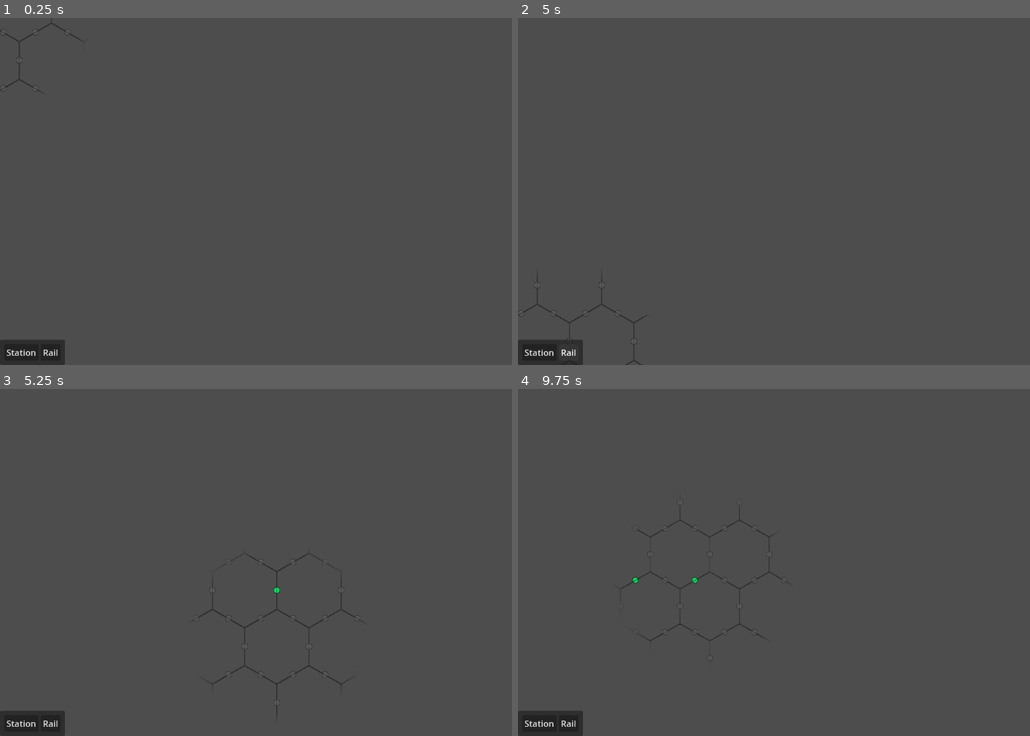
Above: before the commit, frames 1-4 (two rows, left to right).
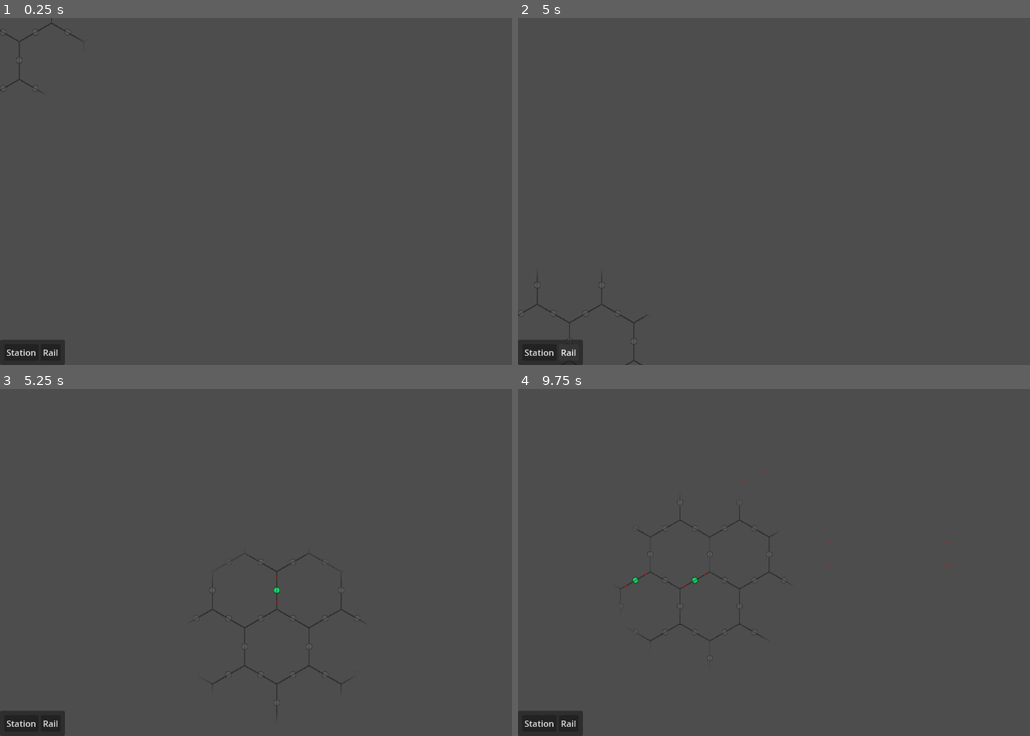
Above: after the commit, the same moments.

Repository: Vakrim/poszynach
Game: Godot game, scene res://main.tscn
Two runs of this game, one before a commit and one after it. Both use one fixed random seed, a clock stepped at 60 frames per second and the inputs below.
Inputs (mouse positions are in pixels of both pictures, inside the frame that each line leads up to):
- Up to frame 1 (0.25 s): no input
- Up to frame 2 (5 s): click "Station" at 0.5 s; click "Rail" at 1.25 s; click "Station" at 2 s; click "Rail" at 2.75 s; click "Station" at 3.5 s; click "Rail" at 4.25 s
- Up to frame 3 (5.25 s): tap Enter at 5 s; move the mouse to (276, 631) at 5.02 s; hold S (camera_move_down) from 5.03 s (still down); click (276, 631) at 5.17 s
- Up to frame 4 (9.75 s): release S (camera_move_down) at 5.75 s; drag from (1014, 614) to (794, 631) at 5.77 s; tap Space at 6.5, 8.75 s; move the mouse to (640, 510) at 6.52 s; hold D (camera_move_right) 6.53-7.25 s; click (640, 510) at 6.67 s; drag from (855, 562) to (640, 510) at 7.27 s; tap Enter at 8, 9.5 s; move the mouse to (733, 475) at 8.02 s; right-click (733, 475) at 8.1 s; click (733, 475) at 8.17 s; drag from (963, 545) to (733, 475) at 8.77 s; move the mouse to (702, 579) at 9.52 s; tap Mouse wheel down (camera_zoom_out) at 9.6 s; click (702, 579) at 9.67 s

Frames 1-2 are identical in both runs. In frame 3, less than 0.1% of the frame differs, in the area x 53-55%, y 53-63%; in frame 4, less than 0.1%, in the area x 20-85%, y 23-58%.

Commit message:
path finding graph generation

Diff:
--- a/direction.gd
+++ b/direction.gd
@@ -42,3 +42,6 @@
         _:
             assert(false, "Direction not found")
             return 0.0
+
+static func get_vec(direction: TileSet.CellNeighbor) -> Vector2:
+    return Vector2.RIGHT.rotated(get_rotation(direction))
--- a/edge.gd
+++ b/edge.gd
@@ -38,19 +38,22 @@
     var direction: TileSet.CellNeighbor
 
     func _init(
-        edge_data_: Edge,
+        edge_: Edge,
         direction_: TileSet.CellNeighbor
     ) -> void:
         self.id = next_id
         next_id += 1
-        self.edge = weakref(edge_data_)
+        self.edge = weakref(edge_)
         self.direction = direction_
+
+    func get_edge() -> Edge:
+        return self.edge.get_ref()
 
     func get_opposite() -> WithDirection:
         if self.edge.get_ref().with_direction == self:
             return self.edge.get_ref().with_opposite_direction
         else:
-            return self.edge.get_ref().with_opposite_direction
+            return self.edge.get_ref().with_direction
 
 class Connection:
     var from: WithDirection
--- a/main.tscn
+++ b/main.tscn
@@ -1,7 +1,8 @@
-[gd_scene load_steps=4 format=3 uid="uid://dw1lfjjy50q3f"]
+[gd_scene load_steps=5 format=3 uid="uid://dw1lfjjy50q3f"]
 
 [ext_resource type="Script" path="res://camera_2d.gd" id="3_nxi0b"]
 [ext_resource type="Theme" uid="uid://b7dceiu384spx" path="res://theme.tres" id="4_8oag3"]
+[ext_resource type="Script" path="res://path_finding.gd" id="4_w4wwt"]
 [ext_resource type="PackedScene" uid="uid://cvbqs0timnjh5" path="res://rail_grid/rail_grid.tscn" id="7_cossi"]
 
 [node name="Main" type="Node"]
@@ -39,3 +40,7 @@
 text = "Rail"
 
 [node name="RailGrid" parent="." instance=ExtResource("7_cossi")]
+
+[node name="PathFinding" type="Node2D" parent="." node_paths=PackedStringArray("rail_grid")]
+script = ExtResource("4_w4wwt")
+rail_grid = NodePath("../RailGrid")
--- a/path_finding.gd
+++ b/path_finding.gd
@@ -5,37 +5,43 @@
 
 var impl = AStar2D.new()
 
-var impl_point_id = {}
-
-var edges: Array[Edge] = []
-
 func _ready() -> void:
     rail_grid.edge_created.connect(_on_edge_created)
     rail_grid.edge_removed.connect(_on_edge_removed)
+    rail_grid.connection_created.connect(_on_connection_created)
 
-func _on_edge_created(edge: Edge) -> void:
-    var id = impl.get_available_point_id()
-    impl.add_point(id, edge.world_position)
-    impl_point_id[edge.id] = id
-    edges.append(edge)
-
-    for connection in rail_grid.get_connections(edge):
-        var connection_id = impl_point_id[connection.id]
-        impl.connect_points(id, connection_id)
+func _on_edge_created(edge: Edge.WithDirection) -> void:
+    impl.add_point(
+        edge.id,
+        edge.get_edge().world_position
+            + Direction.get_vec(edge.direction).rotated(PI / 2) * 23
+        )
 
     queue_redraw()
 
-func _on_edge_removed(edge: Edge) -> void:
-    impl.remove_point(impl_point_id[edge.id])
-    impl_point_id.erase(edge.id)
-    edges.erase(edge)
+func _on_edge_removed(edge: Edge.WithDirection) -> void:
+    impl.remove_point(edge.id)
+
+    queue_redraw()
+
+func _on_connection_created(from: Edge.WithDirection, to: Edge.WithDirection) -> void:
+    impl.connect_points(from.id, to.id, false)
+
     queue_redraw()
 
 func _draw() -> void:
-    for edge in edges:
-        draw_circle(edge.world_position, 20, Color(1, 0, 0, 0.3))
-        draw_circle(impl.get_point_position(impl_point_id[edge.id]), 10, Color(0, 1, 0))
-        draw_line(edge.world_position, edge.world_position + Vector2(20, 0).rotated(Direction.get_rotation(edge.direction)), Color(1, 0, 0))
+    for point_id in impl.get_point_ids():
+        var point = impl.get_point_position(point_id)
 
-        for c in impl.get_point_connections(impl_point_id[edge.id]):
-            draw_line(impl.get_point_position(impl_point_id[edge.id]), impl.get_point_position(c), Color(0, 1, 0))
+        draw_circle(point, 3, Color(1, 0, 0, 0.3))
+
+        for connection in impl.get_point_connections(point_id):
+            var start = point
+            var end = impl.get_point_position(connection)
+
+            draw_line(
+                start,
+                end,
+                Color(0, 1, 0, 0.5),
+                2
+            )
--- a/rail_grid/edges_grid.gd
+++ b/rail_grid/edges_grid.gd
@@ -41,8 +41,6 @@
             var edge = build_edge_data(clicked_tile_position)
             edges_by_position[clicked_tile_position] = edge
             edge_created.emit(edge)
-
-            print('just created new connections: ', get_connections(edge).size())
 
         elif mouse_event.button_index == MOUSE_BUTTON_RIGHT and mouse_event.pressed and clicked_tile == CONNECTION_TILE:
             set_cell(clicked_tile_position, 0, CONNECTION_PLACEHOLDER_TILE)
